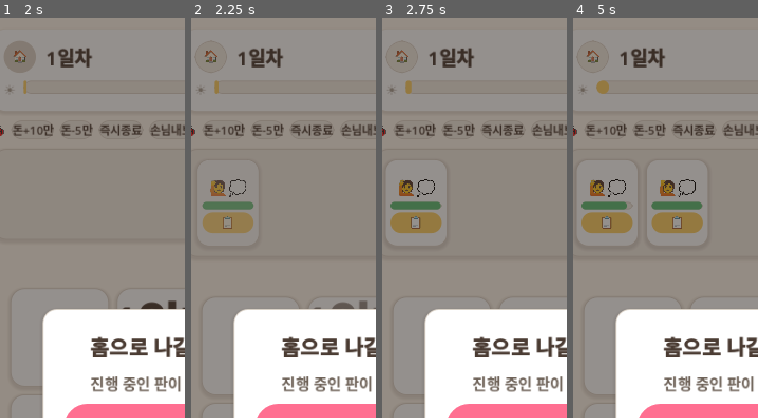
Above: before the commit, frames 1-4 (left to right).
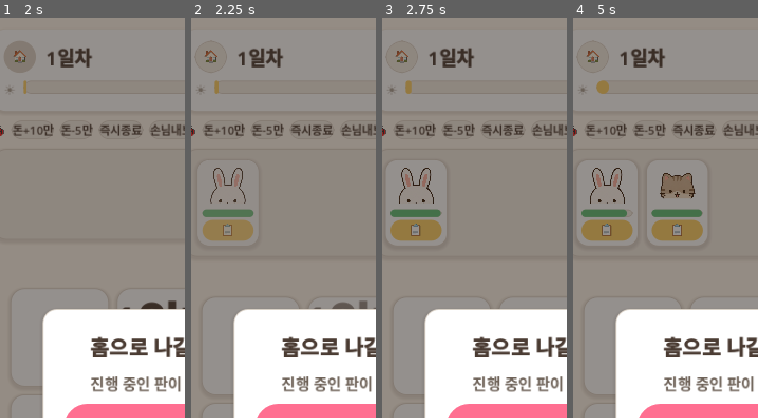
Above: after the commit, the same moments.

Repository: yellyB/game-slot-kitchen
Game: Godot game, scene res://scenes/Main.tscn
The game is run twice, just before and just after one commit, with the same random seed, the same clock (stepped at 60 frames per second) and the same inputs. Sound files missing from this copy of the repository are replaced by a short silence.
Inputs:
- Up to frame 1 (2 s): click "시작" at 0.5 s; click "🏠" at 1.25 s
- Up to frame 2 (2.25 s): click "돈+10만" at 2 s
- Up to frame 3 (2.75 s): no input
- Up to frame 4 (5 s): click "돈-5만" at 2.75 s; click "손님내보냄" at 3.5 s; click "📋" at 4.25 s
The pictures show only the part of the screen within x 5-55%, y 0-50%; the shares and areas given below are measured in that part.

Frame 1 is identical in both runs. In frame 2, 2.4% of the frame differs, in the area x 6-34%, y 37-56%; in frame 3, 2.6%; in frame 4, 5.5%, in the area x 4-71%, y 37-56%.

Commit message:
아트: 동물 손님 5종 적용 (곰·토끼·여우·고양이·강아지, 상반신)
시트에서 PIL로 5분할 + 투명화 + 상반신(위 62%) 크롭. Customers 헬퍼 추가.
큐 손님 얼굴 = 랜덤 동물, 주문 확인 시 같은 동물이 주문서로 이어짐.

Co-Authored-By: Claude Opus 4.8 (1M context) <noreply@anthropic.com>

Diff:
--- /dev/null
+++ b/data/customers.gd
@@ -0,0 +1,34 @@
+class_name Customers
+extends RefCounted
+## 손님(동물) 캐릭터 — 상반신 아트. assets/art/customers/customer_<id>.png.
+## 큐 손님·주문서 얼굴에 랜덤 배정.
+
+const IDS := ["bear", "rabbit", "fox", "cat", "dog"]
+
+static var _tex_cache := {}
+
+static func random_id() -> String:
+	return IDS[randi() % IDS.size()]
+
+static func tex(id: String) -> Texture2D:
+	if not _tex_cache.has(id):
+		var path := "res://assets/art/customers/customer_%s.png" % id
+		_tex_cache[id] = load(path) if ResourceLoader.exists(path) else null
+	return _tex_cache[id]
+
+## 손님 아이콘 노드 — 텍스처 있으면 TextureRect(px, 밉맵 필터), 없으면 이모지 폴백.
+static func icon_node(id: String, px: int) -> Control:
+	var t := tex(id)
+	if t != null:
+		var tr := TextureRect.new()
+		tr.texture = t
+		tr.custom_minimum_size = Vector2(px, px)
+		tr.expand_mode = TextureRect.EXPAND_IGNORE_SIZE
+		tr.stretch_mode = TextureRect.STRETCH_KEEP_ASPECT_CENTERED
+		tr.texture_filter = CanvasItem.TEXTURE_FILTER_LINEAR_WITH_MIPMAPS
+		tr.mouse_filter = Control.MOUSE_FILTER_IGNORE
+		return tr
+	var lbl := UI.label("🙋", px)
+	lbl.horizontal_alignment = HORIZONTAL_ALIGNMENT_CENTER
+	lbl.vertical_alignment = VERTICAL_ALIGNMENT_CENTER
+	return lbl
--- a/scripts/customer.gd
+++ b/scripts/customer.gd
@@ -9,6 +9,7 @@
 signal urged(customer: Customer)   # 인내심 임박(빨강) 진입 1회
 
 var recipe_id: String
+var animal := ""   # 손님 동물 종류(빈 값이면 랜덤). 주문 확인 시 주문서로 이어짐.
 
 var _max := Config.PATIENCE_ORDER
 var _time_left := 0.0
@@ -38,10 +39,10 @@
 	v.add_theme_constant_override("separation", 3)
 	pad.add_child(v)
 
-	# 얼굴 + "뭔가 원함" 힌트(💭) — 메뉴 숨김
-	var face := UI.label("🙋💭", 20)
-	face.horizontal_alignment = HORIZONTAL_ALIGNMENT_CENTER
-	v.add_child(face)
+	# 얼굴 — 랜덤 동물 손님(상반신). 메뉴는 숨김.
+	if animal == "":
+		animal = Customers.random_id()
+	v.add_child(Customers.icon_node(animal, 44))
 
 	_gauge = ProgressBar.new()
 	_gauge.min_value = 0
--- a/scripts/main.gd
+++ b/scripts/main.gd
@@ -418,6 +418,7 @@
 	var rid := customer.recipe_id
 	var order := OrderCard.new()
 	order.setup(rid)
+	order.animal = customer.animal   # 같은 손님(동물)이 주문서로 이어짐
 	order.born = _session.now()   # 주문 접수 시각 스탬프 — 판매 ctx의 order_age(빠른/느린 서빙 카드)
 	order.expired.connect(_on_order_expired)
 	order.served.connect(_on_served)
--- a/scripts/order_card.gd
+++ b/scripts/order_card.gd
@@ -11,6 +11,7 @@
 signal urged(card: OrderCard)      # 음식대기 인내심 임박(빨강) 진입 1회
 
 var recipe_id: String
+var animal := ""   # 손님 동물(큐에서 이어받음). 빈 값이면 랜덤.
 var born := 0.0   ## 슬롯에 놓인 게임시각(초). 판매 ctx의 order_age 계산용. main이 스탬프.
 
 var _max := Config.PATIENCE_DISH
@@ -48,13 +49,10 @@
 	v.add_theme_constant_override("separation", 1)
 	add_child(v)
 
-	# 손님 얼굴
-	var face := Label.new()
-	face.text = "🙋"
-	face.mouse_filter = Control.MOUSE_FILTER_IGNORE
-	face.add_theme_font_size_override("font_size", 16)
-	face.horizontal_alignment = HORIZONTAL_ALIGNMENT_CENTER
-	v.add_child(face)
+	# 손님 얼굴 — 큐에서 이어받은 동물(없으면 랜덤)
+	if animal == "":
+		animal = Customers.random_id()
+	v.add_child(Customers.icon_node(animal, 26))
 
 	# 주문 메뉴: 요리 아이콘
 	v.add_child(Recipes.icon_node(recipe_id, 30))
Binary file added: assets/art/customers/customer_bear.png
Not shown, added: assets/art/customers/customer_bear.png.import
Binary file added: assets/art/customers/customer_cat.png
Not shown, added: assets/art/customers/customer_cat.png.import
Binary file added: assets/art/customers/customer_dog.png
Not shown, added: assets/art/customers/customer_dog.png.import
Binary file added: assets/art/customers/customer_fox.png
Not shown, added: assets/art/customers/customer_fox.png.import
Binary file added: assets/art/customers/customer_rabbit.png
Not shown, added: assets/art/customers/customer_rabbit.png.import
